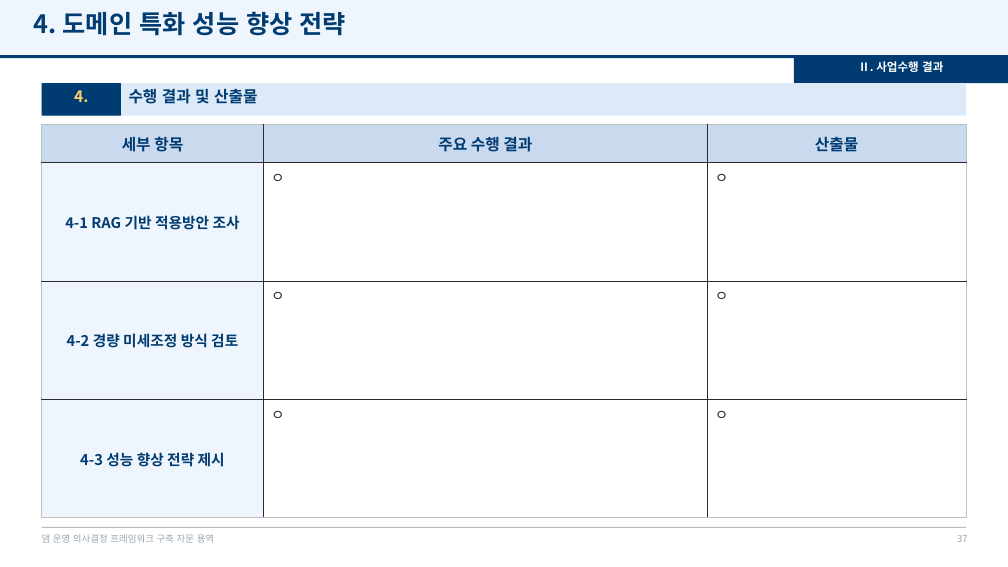
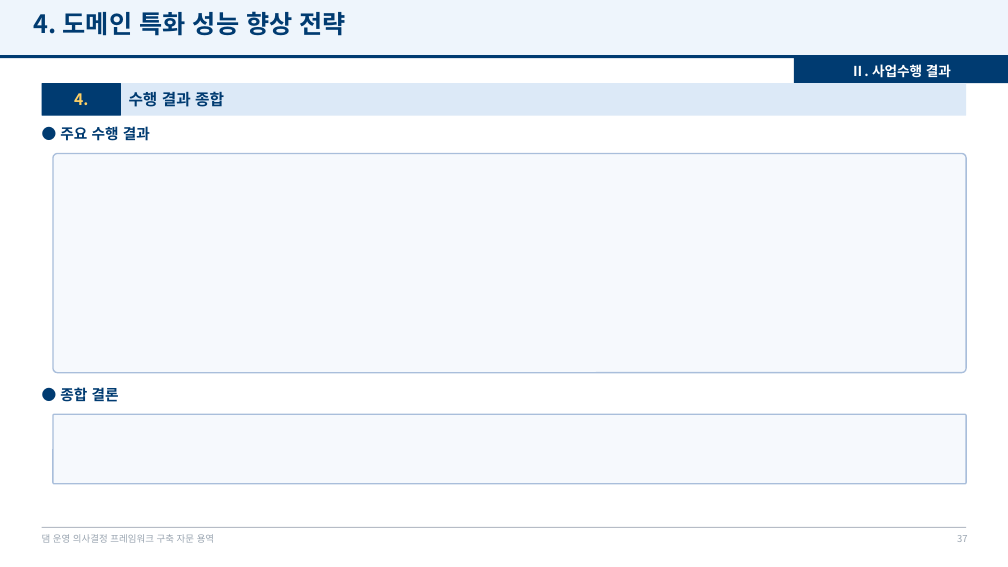
Before and after one commit to mkm1119/KGRAG-LLM, a slide deck: slide 37 of project_khnp/2026.12.09_최종보고회_발표자료_템플릿.pptx. Drawn at 1008x567 pixels with LibreOffice and Linux fonts; fonts in the diff are those of the drawing; background and template pictures are left out. Boxes give left, top, right and bottom in pixels: in the first picture for what was removed or moved away, otherwise in the second. Text is boxed around its words. In the diff, an @@ line names an element or a change of style, - is before the commit and + after.

```diff
--- a/project_khnp/2026.12.09_최종보고회_발표자료_템플릿.pptx
+++ b/project_khnp/2026.12.09_최종보고회_발표자료_템플릿.pptx
@@ text "Ⅱ. 사업수행 결과" at [851, 64, 951, 78]: size 11 to 13 pt; vertical alignment top to middle @@
@@ text "4." at [74, 93, 88, 105]: vertical alignment top to middle @@
@@ text "수행 결과 종합" at [129, 91, 224, 107]: vertical alignment top to middle @@
@@ text at [129, 91, 224, 107]: text changed @@
-수행 결과 및 산출물
+수행 결과 종합
@@ table removed at [42, 125, 966, 518], 4 rows, 3 columns @@
-세부 항목 | 주요 수행 결과 | 산출물
-4-1 RAG 기반 적용방안 조사 | ㅇ | ㅇ
-4-2 경량 미세조정 방식 검토 | ㅇ | ㅇ
-4-3 성능 향상 전략 제시 | ㅇ | ㅇ
@@ text added at [60, 126, 150, 141], 14 pt, text #003B71, bold @@
+● 주요 수행 결과
@@ rounded rectangle added at [53, 154, 966, 373], fill #F6F9FD, outline #A9BEDB 1.25 pt @@
@@ text added at [60, 385, 119, 404], 14 pt, text #003B71, bold @@
+● 종합 결론
@@ rounded rectangle added at [53, 414, 966, 484], fill #F6F9FD, outline #A9BEDB 1.25 pt @@
```
Also in this commit, not shown: 34 other slides changed, 1 other file.
